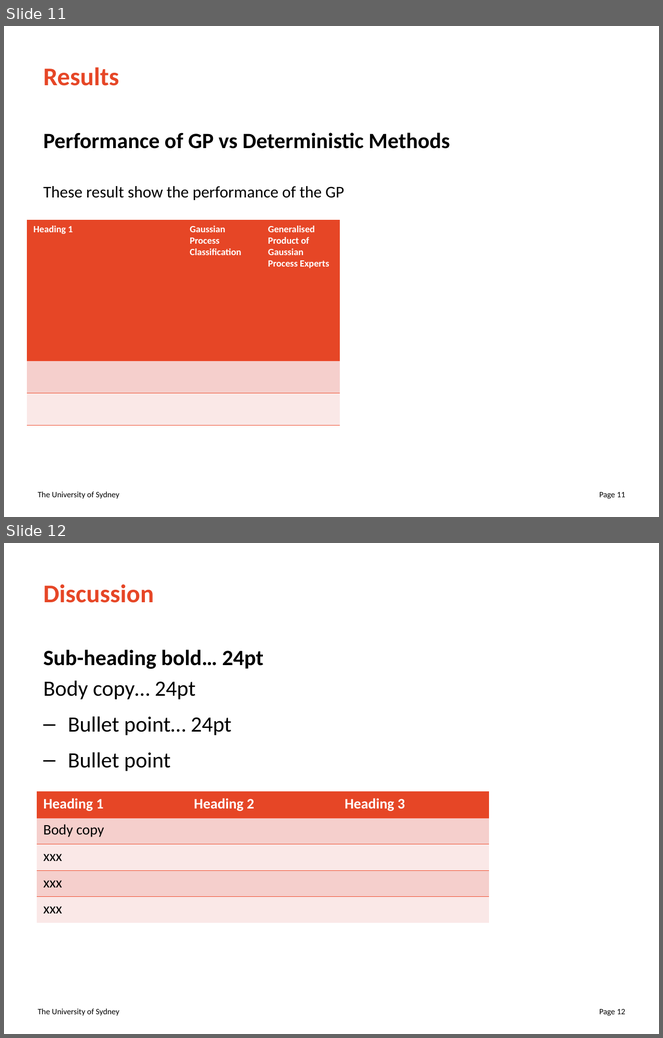
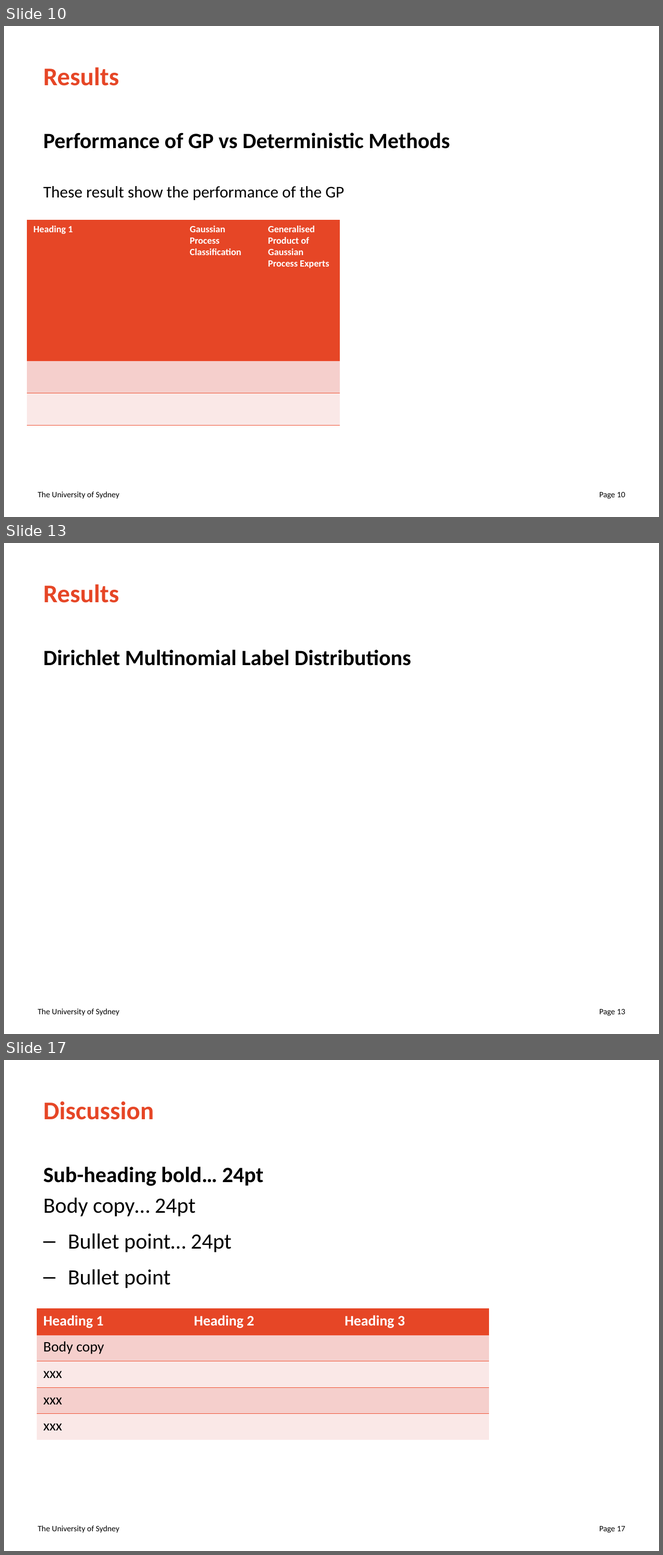
Before and after one commit to juicetin/honours, a slide deck: prez/honours_prez.odp. Shown one above the other, each under a label of ours: slides 11 and 12 before the commit, slides 10, 13 and 17 after it; the slides between them are not shown. The pictures are 663x1038 and 663x1555 pixels, drawn with LibreOffice and Linux fonts; fonts in the diff are those of the drawing. Boxes give left, top, right and bottom in pixels: in the first picture for what was removed or moved away, otherwise in the second. Text is boxed around its words. In the diff, an @@ line names an element or a change of style, - is before the commit and + after.

```diff
--- a/prez/honours_prez.odp
+++ b/prez/honours_prez.odp
@@ slide 13 added at (4, 543, 659, 1034), background #FFFFFF; not listed: 2 template elements that a slide beside it also shows @@
@@ title added at (44, 584, 119, 603), 28 pt, text #E64626, bold @@
+Results
@@ text added at (44, 650, 411, 666), 24 pt, text #000000, bold @@
+Dirichlet Multinomial Label Distributions
@@ what was slide 11 is now slide 10 @@
@@ page number at (599, 492, 625, 499): text changed @@
-Page 11
+Page 10
@@ what was slide 12 is now slide 17 @@
@@ page number at (599, 1526, 625, 1533): text changed @@
-Page 12
+Page 17
```
Also in this commit, not shown: 7 slides changed, 4 other slides added, 2 slides removed, 1 other file.
